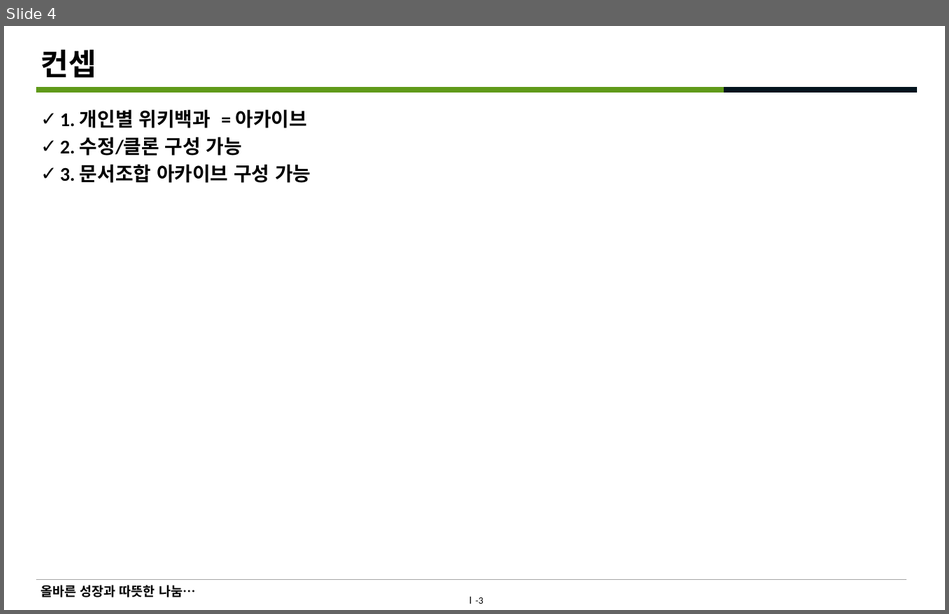
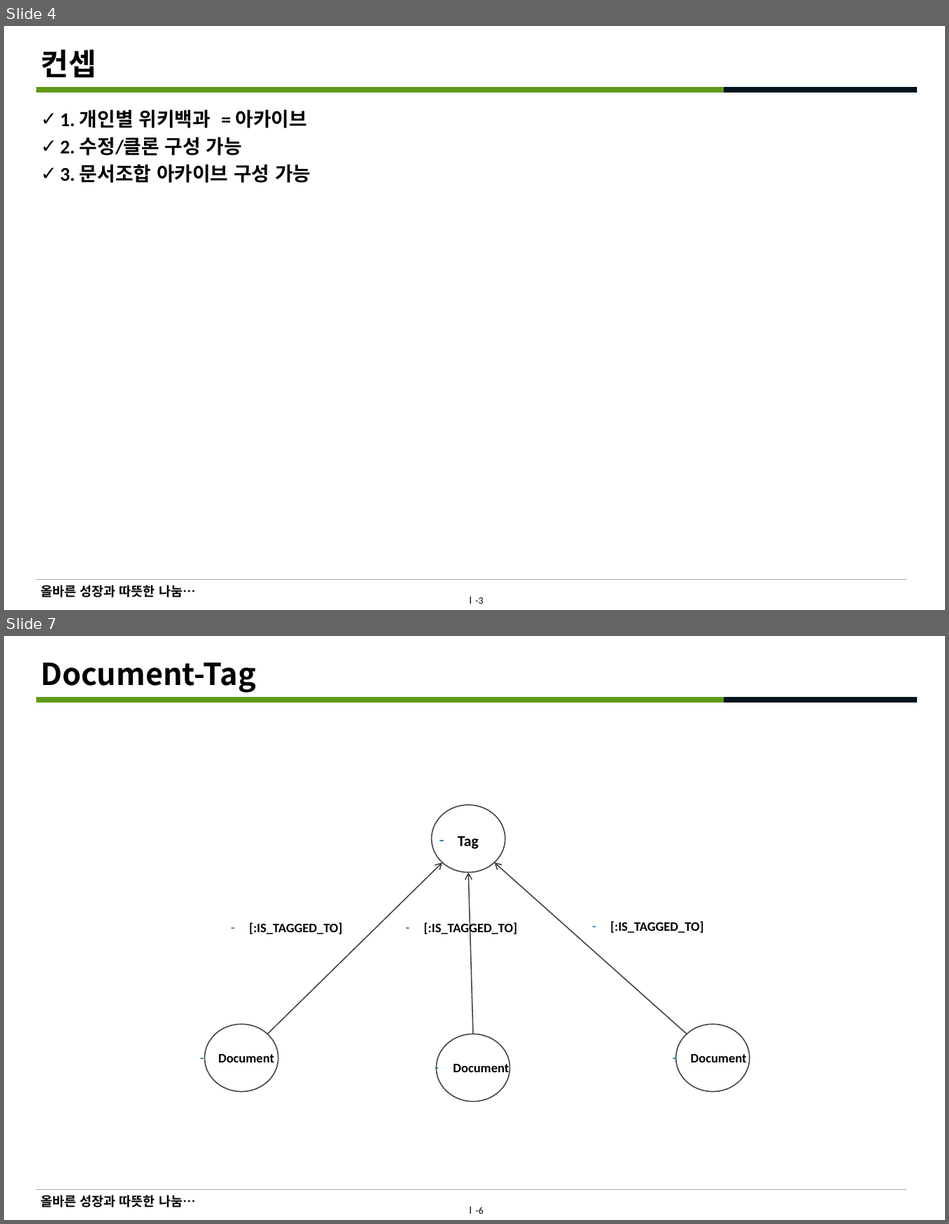
Before and after one commit to D2Archeve/D2FestWork, a slide deck: document/D2Archeve 기획 v.0.1.pptx. Shown one above the other, each under a label of ours: slide 4 before the commit, slides 4 and 7 after it; the slides between them are not shown. The pictures are 949x614 and 949x1224 pixels, drawn with LibreOffice and Linux fonts; fonts in the diff are those of the drawing; background and template pictures are left out. Boxes give left, top, right and bottom in pixels: in the first picture for what was removed or moved away, otherwise in the second. Text is boxed around its words. In the diff, an @@ line names an element or a change of style, - is before the commit and + after.

```diff
--- a/document/D2Archeve 기획 v.0.1.pptx
+++ b/document/D2Archeve 기획 v.0.1.pptx
@@ slide 7 added at (4,636,945,1220), background #FFFFFF; not listed: 5 template elements that a slide beside it also shows @@
@@ title added at (40,663,256,693), 28 pt, text #000000, bold @@
+Document-Tag
@@ ellipse added at (432,805,506,873), fill #FFFFFF, outline #404040 1 pt @@
@@ text added at (458,836,479,849), 14 pt, text #000000, bold @@
+– Tag
@@ arrow added from (267, 1034) to (442, 863), #404040 1 pt @@
@@ arrow added from (687, 1034) to (495, 863), #404040 1 pt @@
@@ arrow added from (473, 1034) to (468, 873), #404040 1 pt @@
@@ text added at (249,922,342,934), 12 pt, text #000000, bold @@
+– [:IS_TAGGED_TO]
@@ text added at (424,922,517,936), 12 pt, text #000000, bold @@
+– [:IS_TAGGED_TO]
@@ text added at (610,921,703,933), 12 pt, text #000000, bold @@
+– [:IS_TAGGED_TO]
@@ ellipse added at (205,1024,279,1092), fill #FFFFFF, outline #404040 1 pt @@
@@ ellipse added at (436,1034,510,1101), fill #FFFFFF, outline #404040 1 pt @@
@@ ellipse added at (676,1024,750,1092), fill #FFFFFF, outline #404040 1 pt @@
@@ text added at (218,1054,274,1062), 12 pt, text #000000, bold @@
+– Document
@@ text added at (691,1054,747,1062), 12 pt, text #000000, bold @@
+– Document
@@ text added at (453,1064,509,1076), 12 pt, text #000000, bold @@
+– Document
```
Also in this commit, not shown: 4 other slides added.
